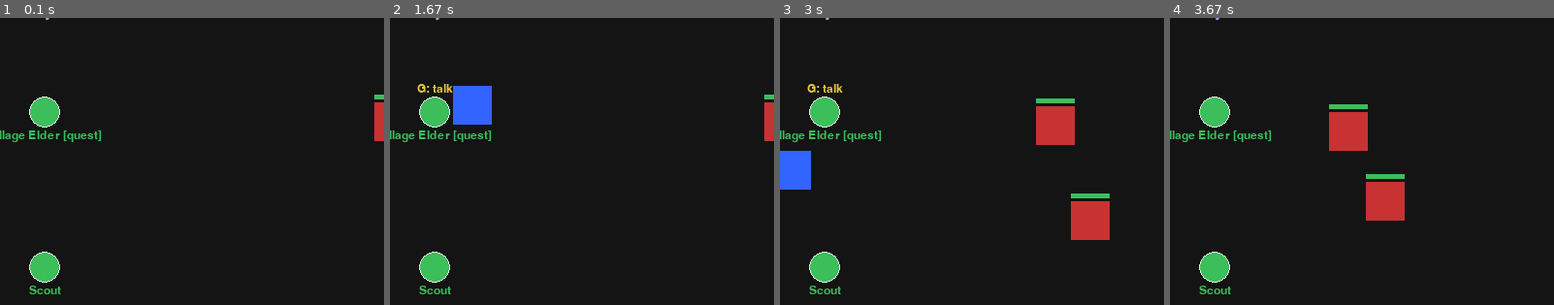
Above: before the commit, frames 1-4 (left to right).
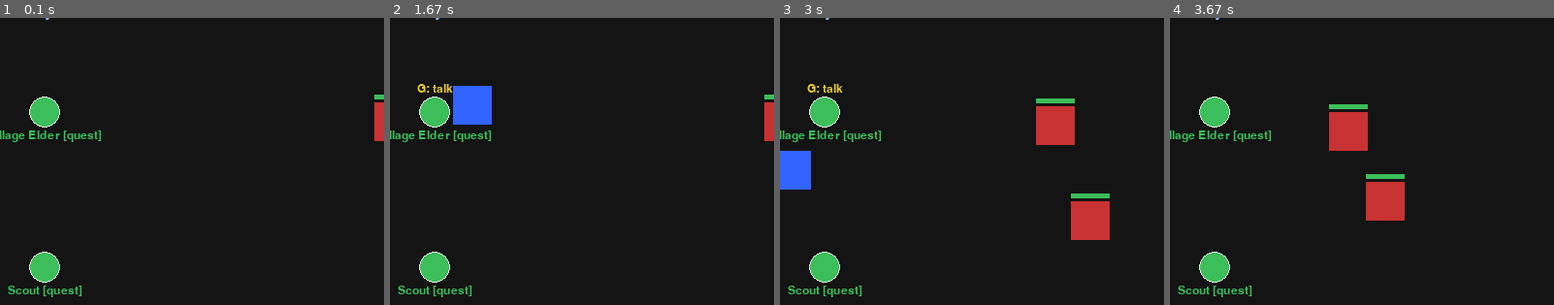
Above: after the commit, the same moments.

Repository: st10490392/magical-conquest-
Game: pygame game, started from main.py
Two runs of this game, one before a commit and one after it. Both use one fixed random seed, a clock stepped at 60 frames per second and the inputs below.
Inputs:
- Up to frame 1 (0.1 s): no input
- Up to frame 2 (1.67 s): tap Space at 0.33 s; hold D 0.67-1.13 s; hold W 1.17-1.47 s; hold D from 1.5 s (still down)
- Up to frame 3 (3 s): release D at 1.97 s; hold A 2-2.53 s; hold S 2.57-2.87 s; hold A from 2.9 s (still down)
- Up to frame 4 (3.67 s): release A at 3.3 s; hold W from 3.33 s (still down)
The pictures show only the part of the screen within x 27-77%, y 23-73%; the shares and areas given below are measured in that part.

The runs differ from the first frame. In frame 1, 0.4% of the frame differs, in the area x 2-22%, y 93-98%; in frame 2, 0.4%; in frame 3, 0.4%; in frame 4, 0.4%.

Commit message:
feat: add zone definitions and validated prototype world graph

Diff:
--- a/game/dialogue/catalog.py
+++ b/game/dialogue/catalog.py
@@ -15,7 +15,7 @@
     EffectKind as E,
 )
 
-Q1, Q2 = "proto_clear_camp", "proto_strange_bones"
+Q1, Q2, Q3 = "proto_clear_camp", "proto_strange_bones", "proto_watchtower"
 
 
 def quest_is(quest_id: str, status: str) -> C:
@@ -55,7 +55,7 @@
                     Reply("I'll look into it.", "q2_accepted", effects=(Effect(E.ACCEPT_QUEST, Q2),)),
                     Reply("Maybe later."),
                 )),
-                Node("q2_accepted", "The scout waits south of here.", (Reply("Understood."),)),
+                Node("q2_accepted", "The scout keeps watch on the road east of here.", (Reply("Understood."),)),
                 Node("q2_waiting", "Have you spoken with the scout and found three bone shards?", (
                     Reply("Not yet."),
                 )),
@@ -68,12 +68,26 @@
             "scout",
             entries=(
                 Entry("bones", (quest_is(Q2, "active|ready_to_turn_in"),)),
+                Entry("tower_turn_in", (quest_is(Q3, "ready_to_turn_in"),)),
+                Entry("tower_waiting", (quest_is(Q3, "active"),)),
+                Entry("tower_offer", (quest_is(Q3, "available|failed"),)),
                 Entry("greet"),
             ),
             nodes=(
                 Node("greet", "Keep your voice down. Raiders patrol the road.", (BYE,)),
                 Node("bones", "The bones? They're scattered around the raider camp. "
                               "The raiders carry shards too.", (Reply("Thanks."),)),
+                Node("tower_offer", "There's an old watchtower past the raider camp in the wilds. "
+                                    "Get eyes on it for me?", (
+                    Reply("I'll go.", "tower_accepted", effects=(Effect(E.ACCEPT_QUEST, Q3),)),
+                    Reply("Not today."),
+                )),
+                Node("tower_accepted", "Head east through the wilds. Watch for a brute near the den.",
+                     (Reply("Understood."),)),
+                Node("tower_waiting", "Reached the watchtower yet?", (Reply("Not yet."),)),
+                Node("tower_turn_in", "You made it there and back. Take these.", (
+                    Reply("Thanks.", effects=(Effect(E.TURN_IN_QUEST, Q3),)),
+                )),
             ),
         ),
     )
--- a/game/encounters/catalog.py
+++ b/game/encounters/catalog.py
@@ -25,6 +25,16 @@
             SpawnSpec("striker", 620, 250),
             SpawnSpec("striker", 650, 390),
         ), trigger_range=260, repeat_on_clear=True),
+        # MC-006 zone encounters (coordinates inside their 800x600 zone).
+        EncounterSpec("road_ambush", "Road ambush", (
+            SpawnSpec("archer", 520, 140),
+            SpawnSpec("striker", 560, 430),
+        ), trigger_range=230),
+        EncounterSpec("raider_camp", "Raider camp", (
+            SpawnSpec("striker", 540, 250),
+            SpawnSpec("striker", 580, 390),
+        ), trigger_range=250),
+        EncounterSpec("brute_den", "Brute's den", (SpawnSpec("brute", 690, 520),), trigger_range=190),
         EncounterSpec("goblin_training", "Goblin training (MC-002)", (SpawnSpec("goblin", 600, 300),),
                       repeat_on_clear=True),
     )
--- a/game/npcs/catalog.py
+++ b/game/npcs/catalog.py
@@ -11,9 +11,10 @@
 NPCS: Dict[str, NpcDefinition] = {
     npc.npc_id: npc
     for npc in (
-        NpcDefinition("proto_elder", "Village Elder", NpcRole.QUEST_GIVER, "elder",
+        NpcDefinition("proto_elder", "Village Elder", NpcRole.QUEST_GIVER, "elder", location_id="proto_village",
                       position=Vec2(260, 240), gives_quests=("proto_clear_camp", "proto_strange_bones")),
-        NpcDefinition("proto_scout", "Scout", NpcRole.SCOUT, "scout", position=Vec2(260, 400)),
+        NpcDefinition("proto_scout", "Scout", NpcRole.SCOUT, "scout", location_id="proto_road",
+                      position=Vec2(260, 400), gives_quests=("proto_watchtower",)),
     )
 }
 
--- a/game/quests/catalog.py
+++ b/game/quests/catalog.py
@@ -32,6 +32,15 @@
             turn_in_npc="proto_elder",
             prerequisites=("proto_clear_camp",),
         ),
+        QuestDefinition(
+            "proto_watchtower",
+            "Eyes on the Wilds",
+            "Reach the old watchtower in the wilds, then report back to the scout.",
+            (QuestObjective("reach_tower", O.REACH, "watchtower", 1, "Reach the watchtower"),),
+            Reward(xp=80, items=(("stamina_tonic", 2),)),
+            giver_npc="proto_scout",
+            turn_in_npc="proto_scout",
+        ),
     )
 }
 
--- /dev/null
+++ b/game/world/zone_catalog.py
@@ -0,0 +1,63 @@
+"""The prototype world: three connected zones.
+
+PROTOTYPE / NON-CANON LOCATIONS. Not the Royal Kingdom or any canonical
+geography; names are placeholders.
+
+    Prototype Village (safe)  <->  Prototype Road (wild)  <->  Prototype Wilds (wild)
+"""
+
+from __future__ import annotations
+
+from game.core.vector import Vec2
+from game.encounters.catalog import ENCOUNTERS
+from game.npcs.catalog import NPCS
+from game.world.zones import (
+    EncounterPlacement,
+    PointOfInterest,
+    Rect,
+    RespawnRule,
+    WorldGraph,
+    ZoneDefinition,
+    ZoneExit,
+    ZoneKind,
+)
+
+EAST_EDGE = Rect(770, 200, 30, 200)
+WEST_EDGE = Rect(0, 200, 30, 200)
+
+VILLAGE = ZoneDefinition(
+    "proto_village", "Prototype Village", ZoneKind.SAFE,
+    spawn_points=(("default", Vec2(400, 300)), ("from_road", Vec2(720, 300))),
+    exits=(ZoneExit("to_road", EAST_EDGE, "proto_road", "from_village"),),
+    points_of_interest=(PointOfInterest("village_square", "Village Square", Vec2(400, 300), 80),),
+    description="A quiet settlement. No fighting here.",
+)
+
+ROAD = ZoneDefinition(
+    "proto_road", "Prototype Road", ZoneKind.WILD,
+    spawn_points=(("default", Vec2(80, 300)), ("from_village", Vec2(80, 300)), ("from_wilds", Vec2(720, 300))),
+    exits=(
+        ZoneExit("to_village", WEST_EDGE, "proto_village", "from_road"),
+        ZoneExit("to_wilds", EAST_EDGE, "proto_wilds", "from_road"),
+    ),
+    encounters=(EncounterPlacement("ambush", "road_ambush", RespawnRule.ON_REENTRY),),
+    points_of_interest=(PointOfInterest("old_milestone", "Old Milestone", Vec2(400, 540), 50, discovery_xp=15),),
+)
+
+WILDS = ZoneDefinition(
+    "proto_wilds", "Prototype Wilds", ZoneKind.WILD,
+    spawn_points=(("default", Vec2(80, 300)), ("from_road", Vec2(80, 300))),
+    exits=(ZoneExit("to_road", WEST_EDGE, "proto_road", "from_wilds"),),
+    encounters=(
+        EncounterPlacement("camp", "raider_camp", RespawnRule.ON_REENTRY),
+        EncounterPlacement("den", "brute_den", RespawnRule.NEVER),
+    ),
+    points_of_interest=(PointOfInterest("watchtower", "Old Watchtower", Vec2(700, 250), 60, discovery_xp=25),),
+)
+
+WORLD = WorldGraph((VILLAGE, ROAD, WILDS), start_zone="proto_village")
+WORLD.validate_references(lambda e: e in ENCOUNTERS, {n.npc_id: n.location_id for n in NPCS.values()})
+
+
+def npcs_in(zone_id: str):
+    return [npc for npc in NPCS.values() if npc.location_id == zone_id]
--- /dev/null
+++ b/game/world/zones.py
@@ -0,0 +1,172 @@
+"""Zone definitions and the world graph that connects them.
+
+PROTOTYPE world model: a handful of single-screen zones joined by exits.
+It is not the Magical Conquest world map.
+"""
+
+from __future__ import annotations
+
+import math
+from dataclasses import dataclass
+from enum import Enum
+from typing import Callable, Dict, Iterable, List, Optional, Tuple
+
+from game.core.vector import Vec2
+
+
+class ZoneKind(str, Enum):
+    SAFE = "safe"  # settlements: no hostile encounters may be placed here
+    WILD = "wild"  # encounters allowed
+
+
+class RespawnRule(str, Enum):
+    ON_REENTRY = "on_reentry"  # rebuilt fresh every time the zone is entered
+    NEVER = "never"  # once cleared, stays cleared (saved)
+
+
+@dataclass(frozen=True)
+class Rect:
+    x: float
+    y: float
+    w: float
+    h: float
+
+    def contains(self, point: Vec2) -> bool:
+        return self.x <= point.x <= self.x + self.w and self.y <= point.y <= self.y + self.h
+
+    @property
+    def centre(self) -> Vec2:
+        return Vec2(self.x + self.w / 2, self.y + self.h / 2)
+
+
+@dataclass(frozen=True)
+class ZoneExit:
+    exit_id: str
+    area: Rect  # walking into this area travels
+    target_zone: str
+    target_spawn: str
+
+
+@dataclass(frozen=True)
+class EncounterPlacement:
+    placement_id: str
+    encounter_id: str
+    respawn: RespawnRule = RespawnRule.ON_REENTRY
+
+
+@dataclass(frozen=True)
+class PointOfInterest:
+    poi_id: str
+    name: str
+    position: Vec2
+    radius: float = 60.0
+    discovery_xp: int = 0  # PROTOTYPE / NON-FINAL
+
+
+@dataclass(frozen=True)
+class ZoneDefinition:
+    zone_id: str
+    name: str
+    kind: ZoneKind
+    spawn_points: Tuple[Tuple[str, Vec2], ...]
+    exits: Tuple[ZoneExit, ...] = ()
+    encounters: Tuple[EncounterPlacement, ...] = ()
+    points_of_interest: Tuple[PointOfInterest, ...] = ()
+    width: float = 800.0
+    height: float = 600.0
+    description: str = ""
+
+    def __post_init__(self) -> None:
+        if not self.zone_id or not self.name:
+            raise ValueError("zone_id and name are required")
+        names = [name for name, _ in self.spawn_points]
+        if "default" not in names or len(set(names)) != len(names):
+            raise ValueError(f"{self.zone_id}: needs unique spawn names including 'default'")
+        for name, point in self.spawn_points:
+            if not self.contains(point):
+                raise ValueError(f"{self.zone_id}: spawn {name} is outside the zone")
+        if self.kind is ZoneKind.SAFE and self.encounters:
+            raise ValueError(f"{self.zone_id}: safe zones cannot host encounters")
+        for ids in (
+            [e.exit_id for e in self.exits],
+            [p.placement_id for p in self.encounters],
+            [p.poi_id for p in self.points_of_interest],
+        ):
+            if len(set(ids)) != len(ids):
+                raise ValueError(f"{self.zone_id}: duplicate ids")
+
+    @property
+    def is_safe(self) -> bool:
+        return self.kind is ZoneKind.SAFE
+
+    def contains(self, point: Vec2) -> bool:
+        return (math.isfinite(point.x) and math.isfinite(point.y)
+                and 0 <= point.x <= self.width and 0 <= point.y <= self.height)
+
+    def spawn(self, name: str = "default") -> Vec2:
+        for spawn_name, point in self.spawn_points:
+            if spawn_name == name:
+                return point
+        raise KeyError(f"{self.zone_id} has no spawn {name!r}")
+
+    def exit(self, exit_id: str) -> Optional[ZoneExit]:
+        return next((e for e in self.exits if e.exit_id == exit_id), None)
+
+    def exit_at(self, point: Vec2) -> Optional[ZoneExit]:
+        return next((e for e in self.exits if e.area.contains(point)), None)
+
+    def placement(self, placement_id: str) -> Optional[EncounterPlacement]:
+        return next((p for p in self.encounters if p.placement_id == placement_id), None)
+
+
+class WorldGraph:
+    """All zones plus validated connections between them."""
+
+    def __init__(self, zones: Iterable[ZoneDefinition], start_zone: str) -> None:
+        self.zones: Dict[str, ZoneDefinition] = {}
+        for zone in zones:
+            if zone.zone_id in self.zones:
+                raise ValueError(f"duplicate zone {zone.zone_id}")
+            self.zones[zone.zone_id] = zone
+        if start_zone not in self.zones:
+            raise ValueError(f"unknown start zone {start_zone}")
+        self.start_zone = start_zone
+        for zone in self.zones.values():
+            for exit_ in zone.exits:
+                target = self.zones.get(exit_.target_zone)
+                if target is None:
+                    raise ValueError(f"{zone.zone_id}.{exit_.exit_id} leads to unknown zone {exit_.target_zone}")
+                try:
+                    arrival = target.spawn(exit_.target_spawn)
+                except KeyError as exc:
+                    raise ValueError(f"{zone.zone_id}.{exit_.exit_id}: {exc.args[0]}") from None
+                if target.exit_at(arrival) is not None:
+                    raise ValueError(f"{exit_.target_zone}.{exit_.target_spawn} is inside an exit (travel loop)")
+
+    def zone(self, zone_id: str) -> ZoneDefinition:
+        try:
+            return self.zones[zone_id]
+        except KeyError:
+            raise ValueError(f"unknown zone {zone_id!r}") from None
+
+    def neighbours(self, zone_id: str) -> List[str]:
+        return sorted({e.target_zone for e in self.zone(zone_id).exits})
+
+    def connected(self, a: str, b: str) -> bool:
+        return b in self.neighbours(a)
+
+    def poi(self, poi_id: str) -> Optional[Tuple[ZoneDefinition, PointOfInterest]]:
+        for zone in self.zones.values():
+            for poi in zone.points_of_interest:
+                if poi.poi_id == poi_id:
+                    return zone, poi
+        return None
+
+    def validate_references(self, encounter_exists: Callable[[str], bool], npc_zones: Dict[str, Optional[str]]) -> None:
+        for zone in self.zones.values():
+            for placement in zone.encounters:
+                if not encounter_exists(placement.encounter_id):
+                    raise ValueError(f"{zone.zone_id} places unknown encounter {placement.encounter_id}")
+        for npc_id, zone_id in npc_zones.items():
+            if zone_id is not None and zone_id not in self.zones:
+                raise ValueError(f"npc {npc_id} lives in unknown zone {zone_id}")
